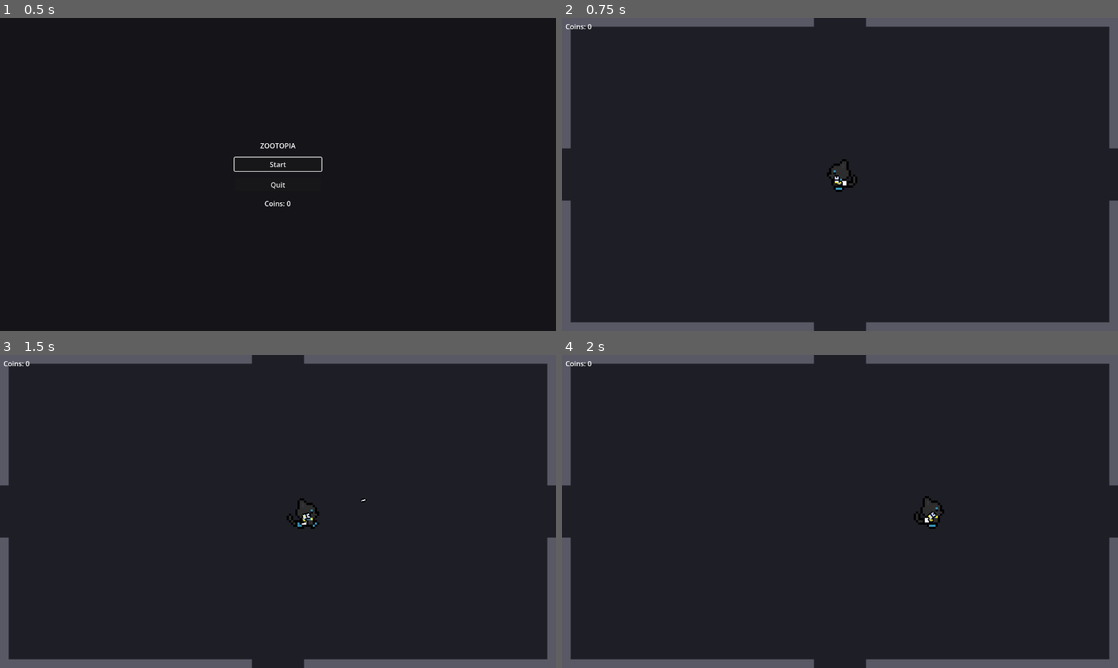
Above: before the commit, frames 1-4 (two rows, left to right).
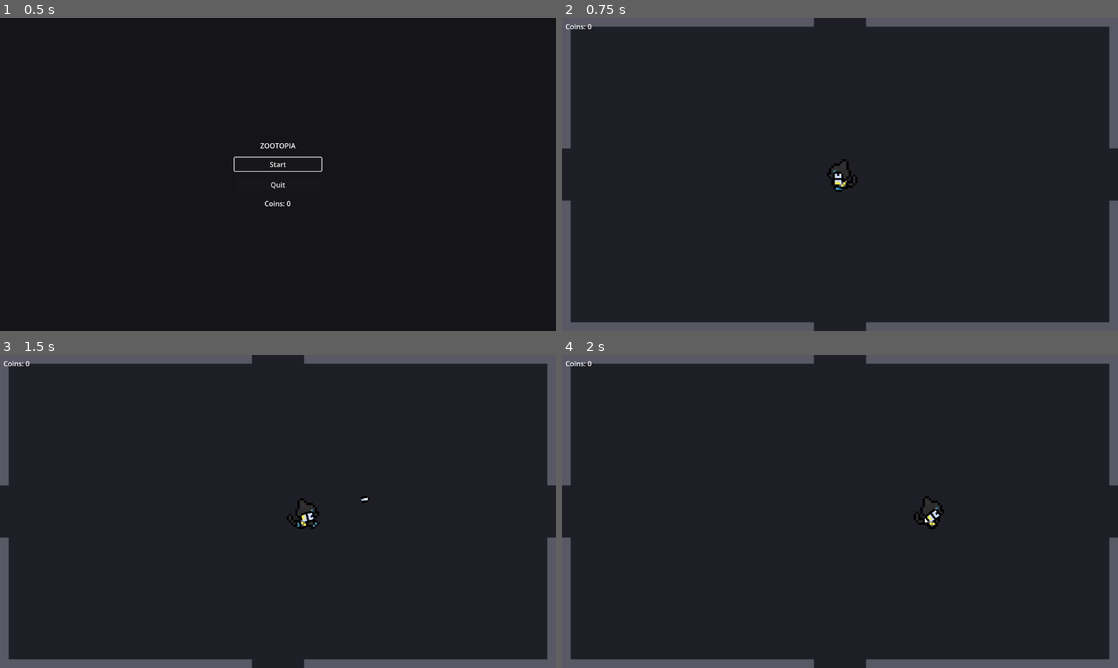
Above: after the commit, the same moments.

Repository: s4hlo/movie-jam
Game: Godot game, scene res://scenes/main_menu.tscn
The game is run twice, just before and just after one commit, with the same random seed, the same clock (stepped at 60 frames per second) and the same inputs.
Inputs (mouse positions are in pixels of both pictures, inside the frame that each line leads up to):
- Up to frame 1 (0.5 s): no input
- Up to frame 2 (0.75 s): click "Start" at 0.5 s
- Up to frame 3 (1.5 s): tap Enter at 1.25 s; move the mouse to (400, 495) at 1.27 s; hold D (move_right) from 1.28 s (still down); click (400, 495) at 1.35 s
- Up to frame 4 (2 s): keep holding D (move_right)

Frame 1 is identical in both runs. In frame 2, less than 0.1% of the frame differs, in the area x 48-52%, y 48-55%; in frame 3, 0.1%, in the area x 53-67%, y 44-56%; in frame 4, less than 0.1%.

Commit message:
fix: put weapons and bullets in the right proportion

Diff:
--- a/scenes/bullet.tscn
+++ b/scenes/bullet.tscn
@@ -8,7 +8,7 @@
 
 [node name="Sprite2D" type="Sprite2D" parent="." unique_id=793287796]
 position = Vector2(-4, 2)
-scale = Vector2(-3, 3)
+scale = Vector2(-5, 5)
 texture = ExtResource("1_mkf8s")
 vframes = 5
 
--- a/scenes/gun.tscn
+++ b/scenes/gun.tscn
@@ -8,7 +8,7 @@
 
 [node name="Sprite2D" type="Sprite2D" parent="." unique_id=1182895366]
 position = Vector2(5, -12)
-scale = Vector2(-3, 3)
+scale = Vector2(-5, 5)
 texture = ExtResource("2_gp1hk")
 hframes = 3
 vframes = 2
